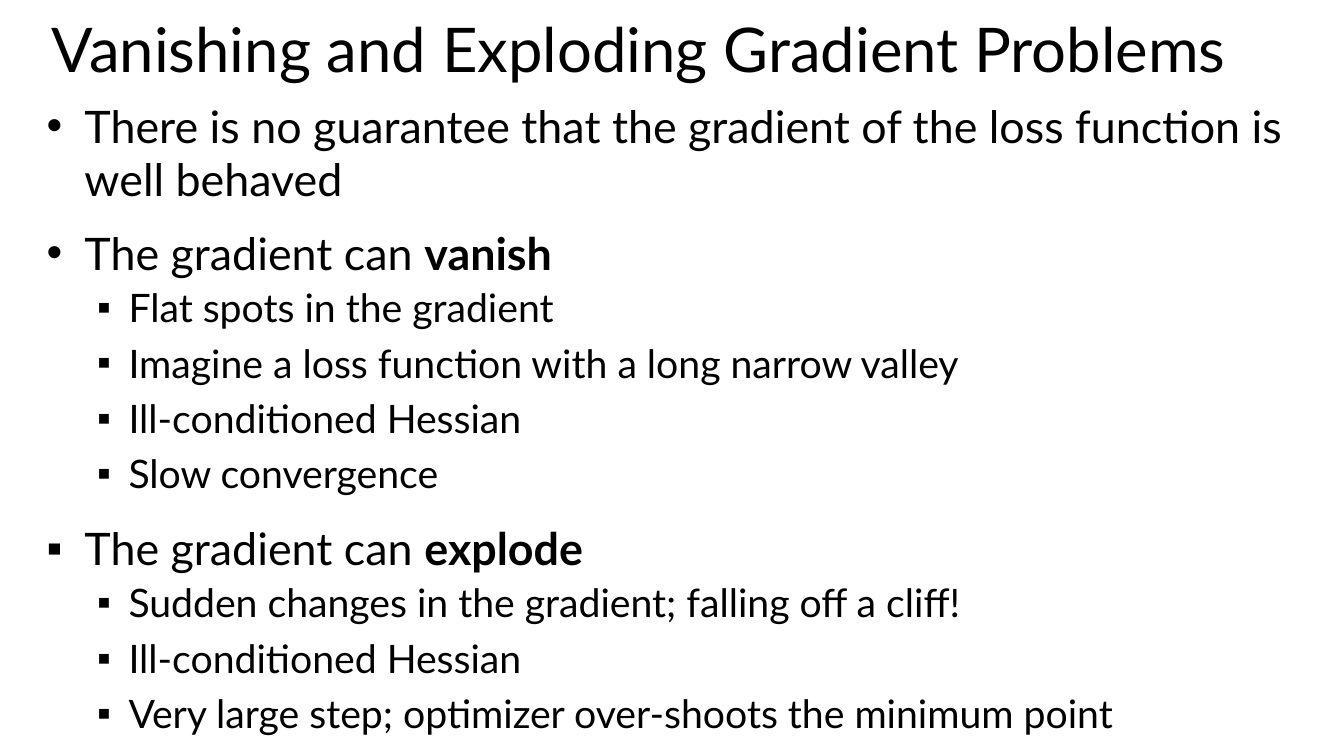
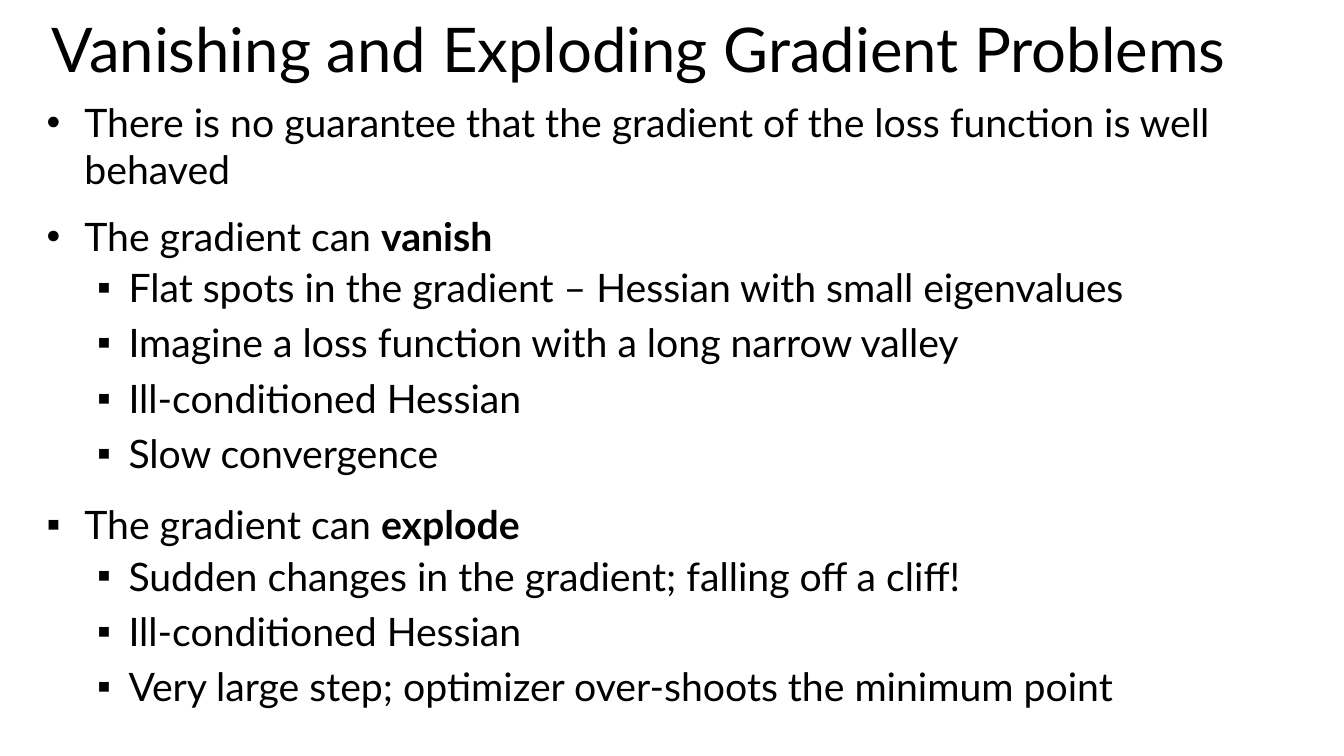
Before and after one commit to StephenElston/CSCI-E25, a slide deck: slide 22 of Slides/7_RegularizationAndOptimization.pptx. Drawn at 1344x756 pixels with LibreOffice and Linux fonts; fonts in the diff are those of the drawing. Boxes give left, top, right and bottom in pixels: in the first picture for what was removed or moved away, otherwise in the second. Text is boxed around its words. In the diff, an @@ line names an element or a change of style, - is before the commit and + after.

```diff
--- a/Slides/7_RegularizationAndOptimization.pptx
+++ b/Slides/7_RegularizationAndOptimization.pptx
@@ text at box(84, 108, 1210, 546): size 32 to 28 pt in "There is no guarantee that the gradient ...", "The gradient can vanish", "The gradient can explode" @@
@@ text at box(129, 273, 1123, 309): text changed @@
-  ▪ Flat spots in the gradient
+  ▪ Flat spots in the gradient – Hessian with small eigenvalues
```
Also in this commit, not shown: 19 other slides changed, 1 slide added.
